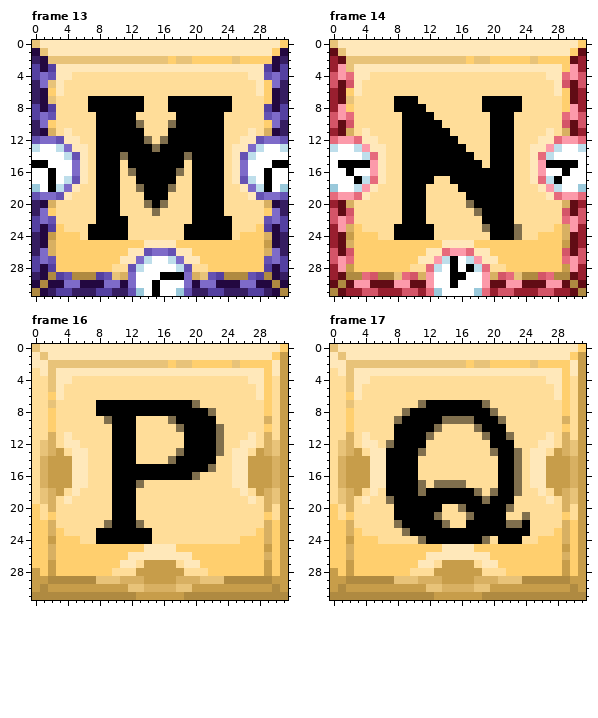
Pixel-art file, stored at SPRITES/ASEPRITE FILES/LetterTiles.aseprite. This is how it looked before the edit.
32x32 pixels, 26 frames. Colours within 5 levels of each other are drawn and written as one. Shown: frame 13, frame 14, frame 16, frame 17. The commit also changed other frames, which this record leaves out.
The result:
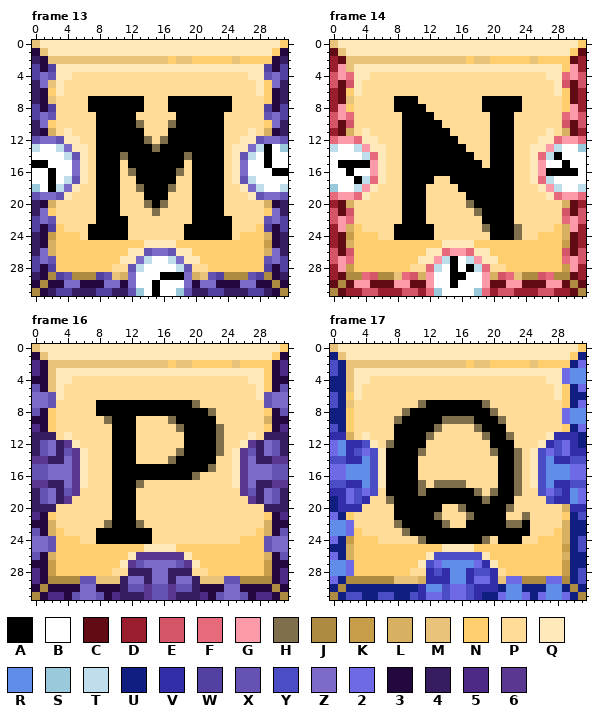
Palette (. is transparent): A #000000  B #ffffff  C #610c15  D #991f2f  E #d45568  F #e66a7c  G #fc9aaa  H #806f4d  J #af8a41  K #c79d4a  L #d8b062  M #e8c379  N #ffcf6e  P #ffdd99  Q #ffe8ba  R #5f8de8  S #9ac9db  T #bedeeb  U #0f1e80  V #322da8  W #5440a1  X #6552b3  Y #4b4dc4  Z #7e6bc9  2 #6e6ae6  3 #230840  4 #361d61  5 #4d2a85  6 #5a3791
The edit:
Changed rows in their new state; - is an unchanged pixel.
Frame 13, layer "Notch 3":
first column x 29:
13 A-S
14 A--
15 ABB
16 BAA
17 B--
18 B-T
Frame 14, layer "Notch 3":
first column x 27:
13 ----S
14 -A---
15 BB-B-
16 AA-A-
17 -B---
18 ----T
Frame 16, layers "Notch 3", "Notch 2", "Notch 1":
first column x 0:
 1 3------------------------------3
 2 53----------------------------35
 3 53----------------------------35
 4 33----------------------------33
 5 X3----------------------------3X
 6 ZZX--------------------------XZZ
 7 ZZX--------------------------XZZ
 8 X3----------------------------3X
 9 33----------------------------33
10 53----------------------------35
11 444--------------------------444
12 4XZ46----------------------64ZX4
13 4XZ4X6--------------------6X4ZX4
14 6644Z6--------------------6Z4466
15 XXZZZ6--------------------6ZZZXX
16 XXZZZ6--------------------6ZZZXX
17 6644Z6--------------------6Z4466
18 4XZ4X6--------------------6X4ZX4
19 4XZ46----------------------64ZX4
20 444--------------------------444
21 53----------------------------35
22 33----------------------------33
23 X3----------------------------3X
24 ZZX--------------------------XZZ
25 ZZX--------------------------XZZ
26 X3-----------666666-----------3X
27 33----------6XZZZZX6----------33
28 53----------444ZZ444----------35
29 53----XX---4ZZ4ZZ4ZZ4---XX----35
30 3-3333ZZ3334XX6XX6XX4333ZZ3333-3
31 -3553XZZX354446XX644453XZZX3553-
Frame 17, layers "Notch 3", "Notch 2", "Notch 1":
first column x 0:
 1 U------------------------------U
 2 YU----------------------------U2
 3 YU---------------------------2RR
 4 UU---------------------------2RR
 5 UU----------------------------U2
 6 YU----------------------------UU
 7 YU----------------------------U2
 8 UU---------------------------2RR
 9 UU---------------------------2RR
10 YU----------------------------U2
11 VV--------------------------VVVU
12 2RVVY----------------------VY2VU
13 2RVY2Y--------------------Y2Y2VV
14 YYVVRY--------------------YRVVYY
15 22RRRY--------------------YRRR22
16 22RRRY--------------------YRRR22
17 YYVVRY--------------------YRVVYY
18 VV2Y2Y--------------------Y2YVR2
19 UV2YV----------------------YVVR2
20 UVVV--------------------------VV
21 2U----------------------------UY
22 RR2---------------------------UU
23 RR2---------------------------UU
24 2U----------------------------UY
25 UU----------------------------UY
26 2U-----------YYYYYY-----------UU
27 RR2---------Y2RRRR2V----------UU
28 RR2---------VYVRRVYYV---------UY
29 2U----------VVVRRV22V-22---22-UY
30 U-UUUUUUUUUVRRY22YVVVURRUUURRU-U
31 -UYYUUYYUUYV22Y22YVUU2RR2U2RR2U-
Boxes around the changes in both pictures, in picture pixels (x1, y1, x2, y2):
changed: (264, 144, 288, 192)
changed: (546, 144, 586, 192)
changed: (32, 352, 288, 600)
changed: (330, 352, 586, 600)
